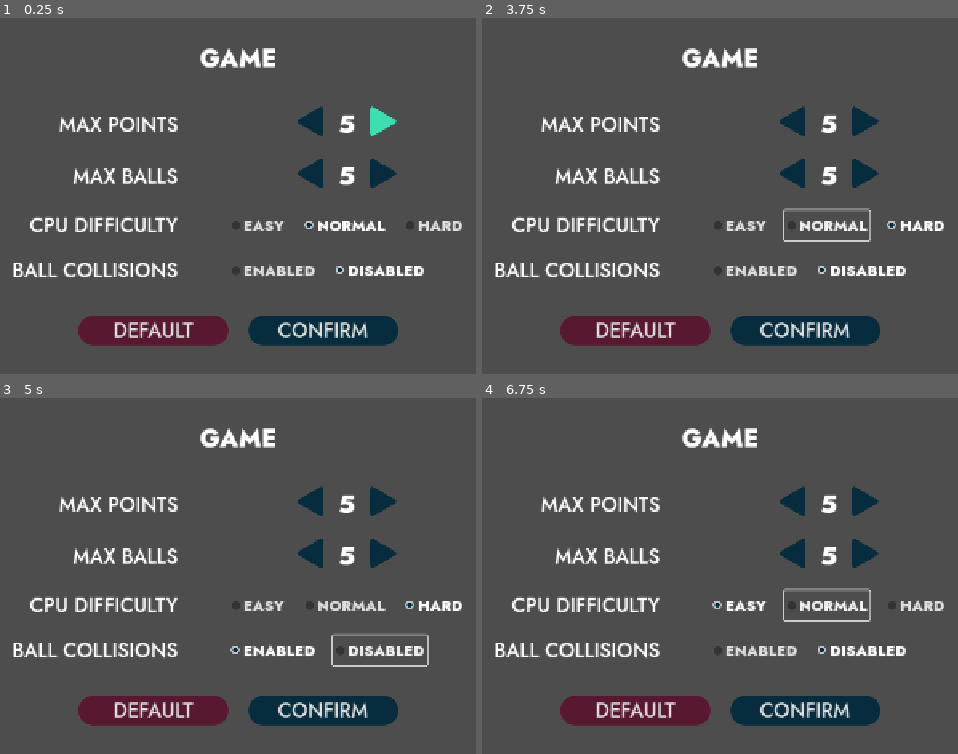
Above: before the commit, frames 1-4 (two rows, left to right).
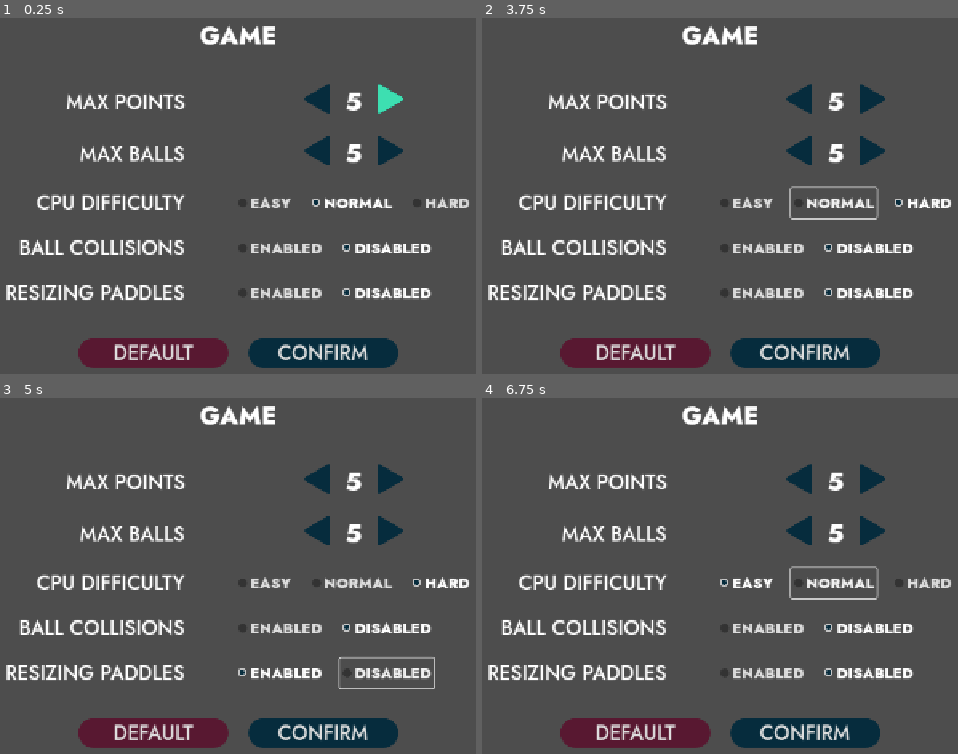
Above: after the commit, the same moments.

Repository: cf-Le3/pong-plus
Game: Godot game, scene res://menus/settings/game_settings/game_settings.tscn
The game is run twice, just before and just after one commit, with the same random seed, the same clock (stepped at 60 frames per second) and the same inputs. This scene is started directly instead of the project's main scene.
Inputs (mouse positions are in pixels of both pictures, inside the frame that each line leads up to; where the layout moved, square brackets give the same spot in the first picture):
- Up to frame 1 (0.25 s): no input
- Up to frame 2 (3.75 s): click (796, 103) [791, 124] at 0.5 s; click (872, 103) [867, 124] at 1.25 s; click (796, 153) [791, 174] at 2 s; click (872, 153) [867, 174] at 2.75 s; click "HARD" at 3.5 s
- Up to frame 3 (5 s): click "ENABLED" at 4.25 s
- Up to frame 4 (6.75 s): click "DISABLED" at 5 s; click "DEFAULT" at 5.75 s; click "EASY" at 6.5 s

The runs differ from the first frame. In frame 1, 21% of the frame differs, in the area x 1-99%, y 2-99%; in frame 2, 22%; in frame 3, 22%; in frame 4, 22%.

Commit message:
Add resizing paddles mechanic
Added an option to modify the setting in the Game Settings menu. The associated attribute passed to the BallSpawner object now also fetches it directly from the GameConfig object.

Diff:
--- a/Pong Plus/gameplay/game/game.gd
+++ b/Pong Plus/gameplay/game/game.gd
@@ -7,7 +7,6 @@
 
 # Game configuration
 var config_is_multiplayer := true
-var config_resize_enabled := false
 var game_config := GameConfig.new()
 
 # Game state
@@ -45,7 +44,7 @@
 
 	_ball_spawner = _ball_spawner_scene.instantiate()
 	_ball_spawner.colliding_balls_enabled = game_config.get_ball_collisions_enabled()
-	_ball_spawner.magic_balls_enabled = config_resize_enabled
+	_ball_spawner.magic_balls_enabled = game_config.get_magic_balls_enabled()
 	_ball_spawner.connect("spawned", _on_ball_spawner_spawned)
 	_ball_spawner.global_position = Vector2(viewport_w/2, viewport_h/2)
 	add_child(_ball_spawner)
--- /dev/null
+++ b/Pong Plus/menus/settings/game_settings/assets_resources/resizing_paddles_button_group.tres
@@ -0,0 +1,3 @@
+[gd_resource type="ButtonGroup" format=3 uid="uid://cmav48h2b1vkl"]
+
+[resource]
--- a/Pong Plus/menus/settings/game_settings/game_config.gd
+++ b/Pong Plus/menus/settings/game_settings/game_config.gd
@@ -10,6 +10,7 @@
 var _max_balls := 5
 var _difficulty := Difficulty.NORMAL
 var _ball_collisions_enabled := false
+var _magic_balls_enabled := false
 
 const _MAX_POINTS_MIN := 1
 const _MAX_POINTS_MAX := 9
@@ -28,6 +29,9 @@
 func get_ball_collisions_enabled() -> bool:
 	return _ball_collisions_enabled
 
+func get_magic_balls_enabled() -> bool:
+	return _magic_balls_enabled
+
 func set_max_points(max_points: int) -> void:
 	if max_points >= _MAX_POINTS_MIN && max_points <= _MAX_POINTS_MAX:
 		_max_points = max_points
@@ -43,3 +47,6 @@
 
 func set_ball_collisions_enabled(status: bool) -> void:
 	_ball_collisions_enabled = status
+
+func set_magic_balls_enabled(status: bool) -> void:
+	_magic_balls_enabled = status
--- a/Pong Plus/menus/settings/game_settings/game_settings.gd
+++ b/Pong Plus/menus/settings/game_settings/game_settings.gd
@@ -5,6 +5,8 @@
 
 var game_config := GameConfig.new()
 var _last_focused: Control = null
+
+#TODO: Moddify focus neighbor attributes for resizing button controls and adjacent controls.
 
 func _ready() -> void:
 	_update_display()
@@ -20,6 +22,11 @@
 		$%CollisionsEnabledButton.button_pressed = true
 	else:
 		$%CollisionsDisabledButton.button_pressed = true
+
+	if game_config.get_magic_balls_enabled():
+		$%ResizingEnabledButton.button_pressed = true
+	else:
+		$%ResizingDisabledButton.button_pressed = true
 
 	$%PointsButtonR.grab_focus()
 	get_viewport().connect("gui_focus_changed", _on_viewport_gui_focus_changed)
@@ -87,12 +94,23 @@
 func _on_collisions_disabled_button_toggled(toggled_on: bool) -> void:
 	if toggled_on:
 		game_config.set_ball_collisions_enabled(false)
+		MenuSfx.play_cancel_sound()
+
+func _on_resizing_enabled_button_toggled(toggled_on: bool) -> void:
+	if toggled_on:
+		game_config.set_magic_balls_enabled(true)
 		MenuSfx.play_confirm_sound()
+
+func _on_resizing_disabled_button_toggled(toggled_on: bool) -> void:
+	if toggled_on:
+		game_config.set_magic_balls_enabled(false)
+		MenuSfx.play_cancel_sound()
 
 func _on_default_button_pressed() -> void:
 	game_config = GameConfig.new()
 	$%NormalButton.button_pressed = true
 	$%CollisionsDisabledButton.button_pressed = true
+	$%ResizingDisabledButton.button_pressed = true
 	_update_display()
 	MenuSfx.play_cancel_sound()
 
--- a/Pong Plus/menus/settings/game_settings/game_settings.tscn
+++ b/Pong Plus/menus/settings/game_settings/game_settings.tscn
@@ -8,57 +8,57 @@
 [ext_resource type="Texture2D" uid="uid://d13a1hucll5b3" path="res://menus/assets_textures/arrow_button_r.png" id="5_bdek5"]
 [ext_resource type="Texture2D" uid="uid://clcosfdya4cnp" path="res://menus/assets_textures/arrow_button_r_focus.png" id="6_2xgd5"]
 [ext_resource type="Theme" uid="uid://dvkknqaldhwsk" path="res://menus/assets_themes/button_cancel_general.tres" id="7_tn3w7"]
-[ext_resource type="ButtonGroup" uid="uid://c0lgol6iek2dr" path="res://menus/settings/game_settings/assets_resources/difficulty.tres" id="8_7wr6i"]
+[ext_resource type="ButtonGroup" uid="uid://c0lgol6iek2dr" path="res://menus/settings/game_settings/assets_resources/difficulty_button_group.tres" id="8_7wr6i"]
 [ext_resource type="Theme" uid="uid://cln0vq5h8pqqn" path="res://menus/assets_themes/button_normal_general.tres" id="8_qkoji"]
-[ext_resource type="ButtonGroup" uid="uid://du8xdrt0u6lxo" path="res://menus/settings/game_settings/assets_resources/ball_collisions.tres" id="9_3unct"]
+[ext_resource type="ButtonGroup" uid="uid://du8xdrt0u6lxo" path="res://menus/settings/game_settings/assets_resources/ball_collisions_button_group.tres" id="9_3unct"]
+[ext_resource type="ButtonGroup" uid="uid://cmav48h2b1vkl" path="res://menus/settings/game_settings/assets_resources/resizing_paddles_button_group.tres" id="10_bdek5"]
 
 [node name="GameSettings" type="CanvasLayer"]
 script = ExtResource("1_4iu0o")
 
-[node name="MarginContainer" type="MarginContainer" parent="."]
-anchors_preset = 15
-anchor_right = 1.0
-anchor_bottom = 1.0
+[node name="VBoxContainer" type="VBoxContainer" parent="."]
+anchors_preset = 8
+anchor_left = 0.5
+anchor_top = 0.5
+anchor_right = 0.5
+anchor_bottom = 0.5
+offset_left = -372.5
+offset_top = -277.0
+offset_right = 372.5
+offset_bottom = 277.0
 grow_horizontal = 2
 grow_vertical = 2
-theme_override_constants/margin_left = 280
-theme_override_constants/margin_top = 120
-theme_override_constants/margin_right = 280
-theme_override_constants/margin_bottom = 120
-
-[node name="VBoxContainer" type="VBoxContainer" parent="MarginContainer"]
-layout_mode = 2
 theme_override_constants/separation = 48
 
-[node name="Title" type="Label" parent="MarginContainer/VBoxContainer"]
+[node name="Title" type="Label" parent="VBoxContainer"]
 layout_mode = 2
 size_flags_vertical = 1
 theme = ExtResource("1_g4nkl")
 text = "GAME"
 horizontal_alignment = 1
 
-[node name="GridContainer" type="GridContainer" parent="MarginContainer/VBoxContainer"]
+[node name="GridContainer" type="GridContainer" parent="VBoxContainer"]
 layout_mode = 2
 size_flags_horizontal = 4
 theme_override_constants/h_separation = 80
 theme_override_constants/v_separation = 24
 columns = 2
 
-[node name="PointsLabel" type="Label" parent="MarginContainer/VBoxContainer/GridContainer"]
+[node name="PointsLabel" type="Label" parent="VBoxContainer/GridContainer"]
 layout_mode = 2
 size_flags_horizontal = 3
 theme = ExtResource("2_4iu0o")
 text = "MAX POINTS"
 horizontal_alignment = 2
 
-[node name="PointsControls" type="CenterContainer" parent="MarginContainer/VBoxContainer/GridContainer"]
-layout_mode = 2
-
-[node name="HBoxContainer" type="HBoxContainer" parent="MarginContainer/VBoxContainer/GridContainer/PointsControls"]
-layout_mode = 2
-theme_override_constants/separation = 24
-
-[node name="PointsButtonL" type="TextureButton" parent="MarginContainer/VBoxContainer/GridContainer/PointsControls/HBoxContainer"]
+[node name="PointsControls" type="CenterContainer" parent="VBoxContainer/GridContainer"]
+layout_mode = 2
+
+[node name="HBoxContainer" type="HBoxContainer" parent="VBoxContainer/GridContainer/PointsControls"]
+layout_mode = 2
+theme_override_constants/separation = 24
+
+[node name="PointsButtonL" type="TextureButton" parent="VBoxContainer/GridContainer/PointsControls/HBoxContainer"]
 unique_name_in_owner = true
 layout_mode = 2
 focus_neighbor_left = NodePath(".")
@@ -69,7 +69,7 @@
 texture_hover = ExtResource("4_3unct")
 texture_focused = ExtResource("4_3unct")
 
-[node name="PointsCounter" type="Label" parent="MarginContainer/VBoxContainer/GridContainer/PointsControls/HBoxContainer"]
+[node name="PointsCounter" type="Label" parent="VBoxContainer/GridContainer/PointsControls/HBoxContainer"]
 unique_name_in_owner = true
 layout_mode = 2
 theme = ExtResource("1_g4nkl")
@@ -77,7 +77,7 @@
 horizontal_alignment = 1
 vertical_alignment = 1
 
-[node name="PointsButtonR" type="TextureButton" parent="MarginContainer/VBoxContainer/GridContainer/PointsControls/HBoxContainer"]
+[node name="PointsButtonR" type="TextureButton" parent="VBoxContainer/GridContainer/PointsControls/HBoxContainer"]
 unique_name_in_owner = true
 layout_mode = 2
 focus_neighbor_left = NodePath("../PointsButtonL")
@@ -88,21 +88,21 @@
 texture_hover = ExtResource("6_2xgd5")
 texture_focused = ExtResource("6_2xgd5")
 
-[node name="BallsLabel" type="Label" parent="MarginContainer/VBoxContainer/GridContainer"]
+[node name="BallsLabel" type="Label" parent="VBoxContainer/GridContainer"]
 layout_mode = 2
 size_flags_horizontal = 3
 theme = ExtResource("2_4iu0o")
 text = "MAX BALLS"
 horizontal_alignment = 2
 
-[node name="BallsControls" type="CenterContainer" parent="MarginContainer/VBoxContainer/GridContainer"]
-layout_mode = 2
-
-[node name="HBoxContainer" type="HBoxContainer" parent="MarginContainer/VBoxContainer/GridContainer/BallsControls"]
-layout_mode = 2
-theme_override_constants/separation = 24
-
-[node name="BallsButtonL" type="TextureButton" parent="MarginContainer/VBoxContainer/GridContainer/BallsControls/HBoxContainer"]
+[node name="BallsControls" type="CenterContainer" parent="VBoxContainer/GridContainer"]
+layout_mode = 2
+
+[node name="HBoxContainer" type="HBoxContainer" parent="VBoxContainer/GridContainer/BallsControls"]
+layout_mode = 2
+theme_override_constants/separation = 24
+
+[node name="BallsButtonL" type="TextureButton" parent="VBoxContainer/GridContainer/BallsControls/HBoxContainer"]
 unique_name_in_owner = true
 layout_mode = 2
 focus_neighbor_left = NodePath(".")
@@ -114,7 +114,7 @@
 texture_hover = ExtResource("4_3unct")
 texture_focused = ExtResource("4_3unct")
 
-[node name="BallsCounter" type="Label" parent="MarginContainer/VBoxContainer/GridContainer/BallsControls/HBoxContainer"]
+[node name="BallsCounter" type="Label" parent="VBoxContainer/GridContainer/BallsControls/HBoxContainer"]
 unique_name_in_owner = true
 layout_mode = 2
 theme = ExtResource("1_g4nkl")
@@ -122,7 +122,7 @@
 horizontal_alignment = 1
 vertical_alignment = 1
 
-[node name="BallsButtonR" type="TextureButton" parent="MarginContainer/VBoxContainer/GridContainer/BallsControls/HBoxContainer"]
+[node name="BallsButtonR" type="TextureButton" parent="VBoxContainer/GridContainer/BallsControls/HBoxContainer"]
 unique_name_in_owner = true
 layout_mode = 2
 focus_neighbor_left = NodePath("../BallsButtonL")
@@ -134,18 +134,18 @@
 texture_hover = ExtResource("6_2xgd5")
 texture_focused = ExtResource("6_2xgd5")
 
-[node name="DifficultyLabel" type="Label" parent="MarginContainer/VBoxContainer/GridContainer"]
+[node name="DifficultyLabel" type="Label" parent="VBoxContainer/GridContainer"]
 layout_mode = 2
 size_flags_horizontal = 3
 theme = ExtResource("2_4iu0o")
 text = "CPU DIFFICULTY"
 horizontal_alignment = 2
 
-[node name="DifficultyControls" type="HBoxContainer" parent="MarginContainer/VBoxContainer/GridContainer"]
-layout_mode = 2
-theme_override_constants/separation = 24
-
-[node name="EasyButton" type="CheckBox" parent="MarginContainer/VBoxContainer/GridContainer/DifficultyControls"]
+[node name="DifficultyControls" type="HBoxContainer" parent="VBoxContainer/GridContainer"]
+layout_mode = 2
+theme_override_constants/separation = 24
+
+[node name="EasyButton" type="CheckBox" parent="VBoxContainer/GridContainer/DifficultyControls"]
 unique_name_in_owner = true
 layout_mode = 2
 focus_neighbor_left = NodePath("../HardButton")
@@ -156,7 +156,7 @@
 button_group = ExtResource("8_7wr6i")
 text = "EASY"
 
-[node name="NormalButton" type="CheckBox" parent="MarginContainer/VBoxContainer/GridContainer/DifficultyControls"]
+[node name="NormalButton" type="CheckBox" parent="VBoxContainer/GridContainer/DifficultyControls"]
 unique_name_in_owner = true
 layout_mode = 2
 focus_neighbor_left = NodePath("../EasyButton")
@@ -168,7 +168,7 @@
 button_group = ExtResource("8_7wr6i")
 text = "NORMAL"
 
-[node name="HardButton" type="CheckBox" parent="MarginContainer/VBoxContainer/GridContainer/DifficultyControls"]
+[node name="HardButton" type="CheckBox" parent="VBoxContainer/GridContainer/DifficultyControls"]
 unique_name_in_owner = true
 layout_mode = 2
 focus_neighbor_left = NodePath("../NormalButton")
@@ -179,17 +179,17 @@
 button_group = ExtResource("8_7wr6i")
 text = "HARD"
 
-[node name="CollisionsLabel" type="Label" parent="MarginContainer/VBoxContainer/GridContainer"]
+[node name="CollisionsLabel" type="Label" parent="VBoxContainer/GridContainer"]
 layout_mode = 2
 theme = ExtResource("2_4iu0o")
 text = "BALL COLLISIONS"
 horizontal_alignment = 2
 
-[node name="CollisionsControls" type="HBoxContainer" parent="MarginContainer/VBoxContainer/GridContainer"]
-layout_mode = 2
-theme_override_constants/separation = 24
-
-[node name="CollisionsEnabledButton" type="CheckBox" parent="MarginContainer/VBoxContainer/GridContainer/CollisionsControls"]
+[node name="CollisionsControls" type="HBoxContainer" parent="VBoxContainer/GridContainer"]
+layout_mode = 2
+theme_override_constants/separation = 24
+
+[node name="CollisionsEnabledButton" type="CheckBox" parent="VBoxContainer/GridContainer/CollisionsControls"]
 unique_name_in_owner = true
 layout_mode = 2
 focus_neighbor_left = NodePath("../CollisionsDisabledButton")
@@ -200,7 +200,7 @@
 button_group = ExtResource("9_3unct")
 text = "ENABLED"
 
-[node name="CollisionsDisabledButton" type="CheckBox" parent="MarginContainer/VBoxContainer/GridContainer/CollisionsControls"]
+[node name="CollisionsDisabledButton" type="CheckBox" parent="VBoxContainer/GridContainer/CollisionsControls"]
 unique_name_in_owner = true
 layout_mode = 2
 focus_neighbor_left = NodePath("../CollisionsEnabledButton")
@@ -212,12 +212,37 @@
 button_group = ExtResource("9_3unct")
 text = "DISABLED"
 
-[node name="HBoxContainer" type="HBoxContainer" parent="MarginContainer/VBoxContainer"]
+[node name="ResizingLabel" type="Label" parent="VBoxContainer/GridContainer"]
+layout_mode = 2
+theme = ExtResource("2_4iu0o")
+text = "RESIZING PADDLES"
+horizontal_alignment = 2
+
+[node name="ResizingControls" type="HBoxContainer" parent="VBoxContainer/GridContainer"]
+layout_mode = 2
+theme_override_constants/separation = 24
+
+[node name="ResizingEnabledButton" type="CheckBox" parent="VBoxContainer/GridContainer/ResizingControls"]
+unique_name_in_owner = true
+layout_mode = 2
+theme = ExtResource("2_4iu0o")
+button_group = ExtResource("10_bdek5")
+text = "ENABLED"
+
+[node name="ResizingDisabledButton" type="CheckBox" parent="VBoxContainer/GridContainer/ResizingControls"]
+unique_name_in_owner = true
+layout_mode = 2
+theme = ExtResource("2_4iu0o")
+button_pressed = true
+button_group = ExtResource("10_bdek5")
+text = "DISABLED"
+
+[node name="HBoxContainer" type="HBoxContainer" parent="VBoxContainer"]
 layout_mode = 2
 size_flags_horizontal = 4
 theme_override_constants/separation = 32
 
-[node name="DefaultButton" type="Button" parent="MarginContainer/VBoxContainer/HBoxContainer"]
+[node name="DefaultButton" type="Button" parent="VBoxContainer/HBoxContainer"]
 unique_name_in_owner = true
 custom_minimum_size = Vector2(240, 0)
 layout_mode = 2
@@ -228,7 +253,7 @@
 text = "DEFAULT
 "
 
-[node name="ConfirmButton" type="Button" parent="MarginContainer/VBoxContainer/HBoxContainer"]
+[node name="ConfirmButton" type="Button" parent="VBoxContainer/HBoxContainer"]
 unique_name_in_owner = true
 custom_minimum_size = Vector2(240, 0)
 layout_mode = 2
@@ -238,14 +263,16 @@
 theme = ExtResource("8_qkoji")
 text = "CONFIRM"
 
-[connection signal="pressed" from="MarginContainer/VBoxContainer/GridContainer/PointsControls/HBoxContainer/PointsButtonL" to="." method="_on_points_button_l_pressed"]
-[connection signal="pressed" from="MarginContainer/VBoxContainer/GridContainer/PointsControls/HBoxContainer/PointsButtonR" to="." method="_on_points_button_r_pressed"]
-[connection signal="pressed" from="MarginContainer/VBoxContainer/GridContainer/BallsControls/HBoxContainer/BallsButtonL" to="." method="_on_balls_button_l_pressed"]
-[connection signal="pressed" from="MarginContainer/VBoxContainer/GridContainer/BallsControls/HBoxContainer/BallsButtonR" to="." method="_on_balls_button_r_pressed"]
-[connection signal="toggled" from="MarginContainer/VBoxContainer/GridContainer/DifficultyControls/EasyButton" to="." method="_on_easy_button_toggled"]
-[connection signal="toggled" from="MarginContainer/VBoxContainer/GridContainer/DifficultyControls/NormalButton" to="." method="_on_normal_button_toggled"]
-[connection signal="toggled" from="MarginContainer/VBoxContainer/GridContainer/DifficultyControls/HardButton" to="." method="_on_hard_button_toggled"]
-[connection signal="toggled" from="MarginContainer/VBoxContainer/GridContainer/CollisionsControls/CollisionsEnabledButton" to="." method="_on_collisions_enabled_button_toggled"]
-[connection signal="toggled" from="MarginContainer/VBoxContainer/GridContainer/CollisionsControls/CollisionsDisabledButton" to="." method="_on_collisions_disabled_button_toggled"]
-[connection signal="pressed" from="MarginContainer/VBoxContainer/HBoxContainer/DefaultButton" to="." method="_on_default_button_pressed"]
-[connection signal="pressed" from="MarginContainer/VBoxContainer/HBoxContainer/ConfirmButton" to="." method="_on_confirm_button_pressed"]
+[connection signal="pressed" from="VBoxContainer/GridContainer/PointsControls/HBoxContainer/PointsButtonL" to="." method="_on_points_button_l_pressed"]
+[connection signal="pressed" from="VBoxContainer/GridContainer/PointsControls/HBoxContainer/PointsButtonR" to="." method="_on_points_button_r_pressed"]
+[connection signal="pressed" from="VBoxContainer/GridContainer/BallsControls/HBoxContainer/BallsButtonL" to="." method="_on_balls_button_l_pressed"]
+[connection signal="pressed" from="VBoxContainer/GridContainer/BallsControls/HBoxContainer/BallsButtonR" to="." method="_on_balls_button_r_pressed"]
+[connection signal="toggled" from="VBoxContainer/GridContainer/DifficultyControls/EasyButton" to="." method="_on_easy_button_toggled"]
+[connection signal="toggled" from="VBoxContainer/GridContainer/DifficultyControls/NormalButton" to="." method="_on_normal_button_toggled"]
+[connection signal="toggled" from="VBoxContainer/GridContainer/DifficultyControls/HardButton" to="." method="_on_hard_button_toggled"]
+[connection signal="toggled" from="VBoxContainer/GridContainer/CollisionsControls/CollisionsEnabledButton" to="." method="_on_collisions_enabled_button_toggled"]
+[connection signal="toggled" from="VBoxContainer/GridContainer/CollisionsControls/CollisionsDisabledButton" to="." method="_on_collisions_disabled_button_toggled"]
+[connection signal="toggled" from="VBoxContainer/GridContainer/ResizingControls/ResizingEnabledButton" to="." method="_on_resizing_enabled_button_toggled"]
+[connection signal="toggled" from="VBoxContainer/GridContainer/ResizingControls/ResizingDisabledButton" to="." method="_on_resizing_disabled_button_toggled"]
+[connection signal="pressed" from="VBoxContainer/HBoxContainer/DefaultButton" to="." method="_on_default_button_pressed"]
+[connection signal="pressed" from="VBoxContainer/HBoxContainer/ConfirmButton" to="." method="_on_confirm_button_pressed"]
Not shown: 1 places in Pong Plus/menus/settings/game_settings/game_settings.tscn that only renumber resources
